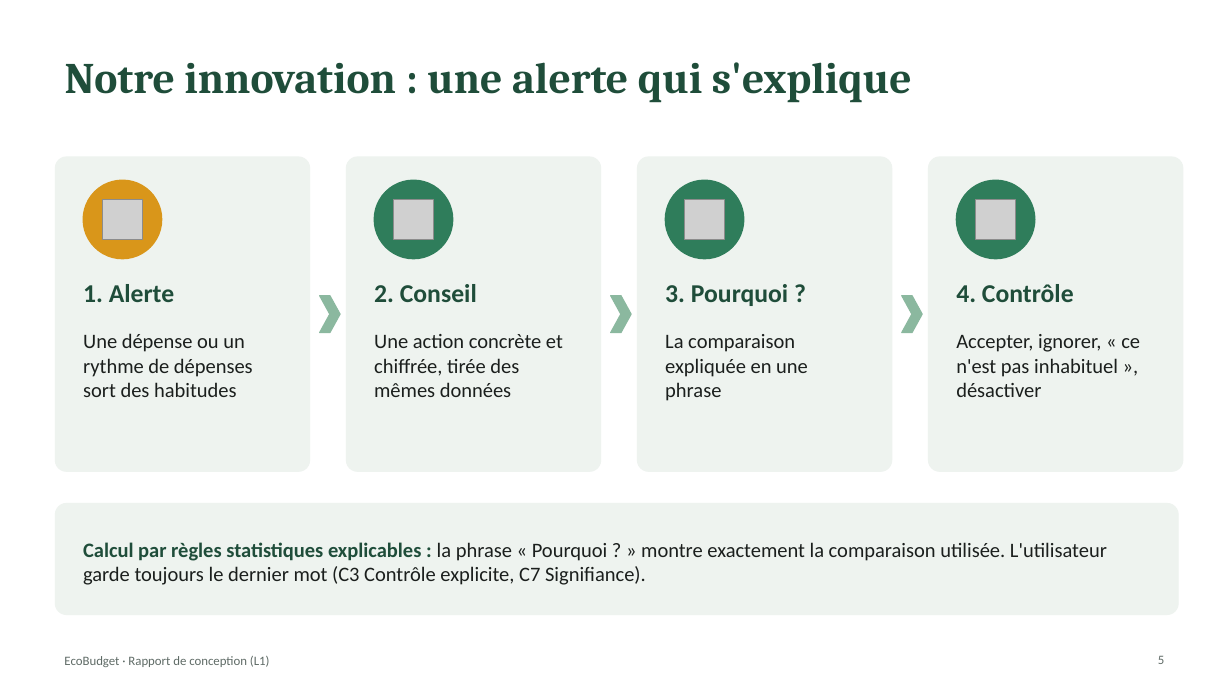
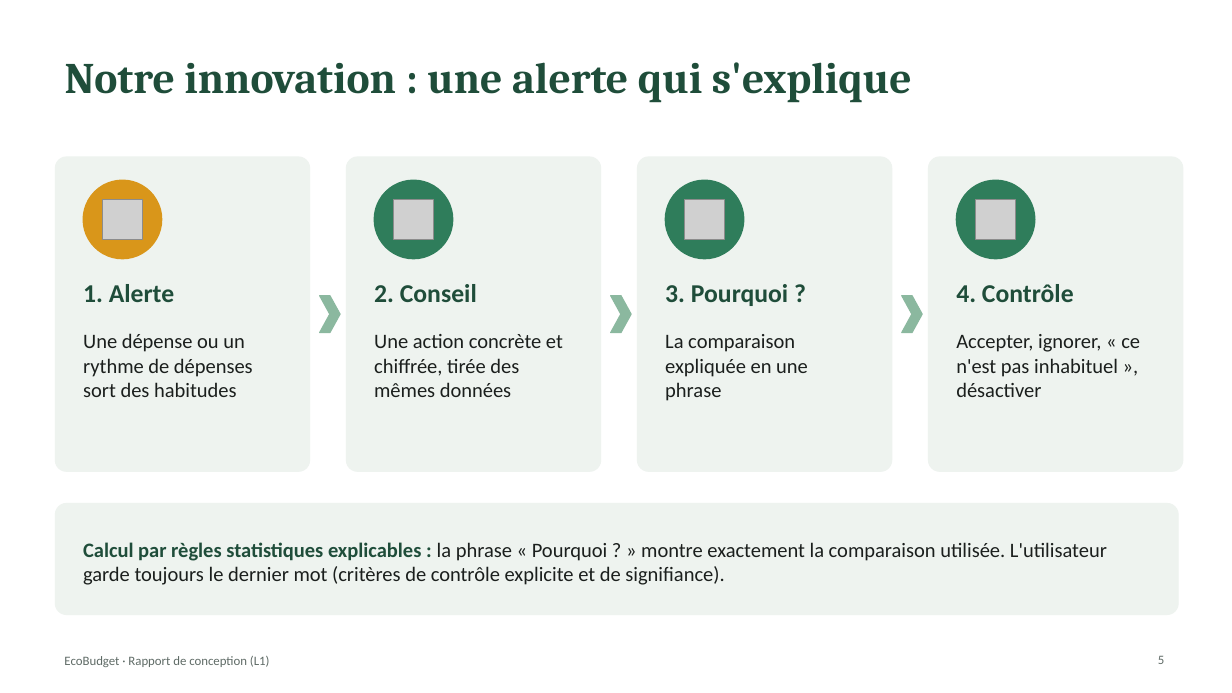
Before and after one commit to kaderouadahi/EcoBudget, a slide deck: slide 5 of livrables/L1_conception.pptx. Drawn at 1232x693 pixels with LibreOffice and Linux fonts; fonts in the diff are those of the drawing; grey boxes stand for pictures. Boxes give left, top, right and bottom in pixels: in the first picture for what was removed or moved away, otherwise in the second. Text is boxed around its words. In the diff, an @@ line names an element or a change of style, - is before the commit and + after.

```diff
--- a/livrables/L1_conception.pptx
+++ b/livrables/L1_conception.pptx
@@ text at box(83, 542, 1107, 585): text changed @@
-Calcul par règles statistiques explicables : la phrase « Pourquoi ? » montre exactement la comparaison utilisée. L'utilisateur garde toujours le dernier mot (C3 Contrôle explicite, C7 Signifiance).
+Calcul par règles statistiques explicables : la phrase « Pourquoi ? » montre exactement la comparaison utilisée. L'utilisateur garde toujours le dernier mot (critères de contrôle explicite et de signifiance).
```
Also in this commit, not shown: 7 other slides changed, 8 slides added, 3 slides removed, 5 other files.
